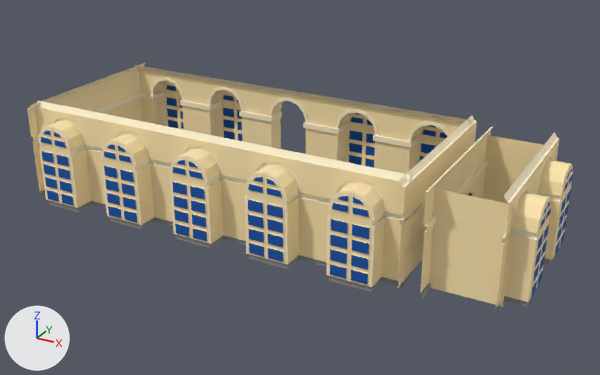
A saved change to the FBX model Assets/3D/Environement/Salle_1_Murs.fbx.
Rendered twice from a camera (50 mm lens) standing at (41.6, -65.1, 35.6) and looking at (5.9, -0.2, 3.1). Lighting does not change. The marker at lower left points along +X, +Y and +Z. Where no turn or scale is listed for an object, it has been applied to the vertices. Vertices at the same position are counted once.

The first picture shows 'SAlle_1_Murs'.
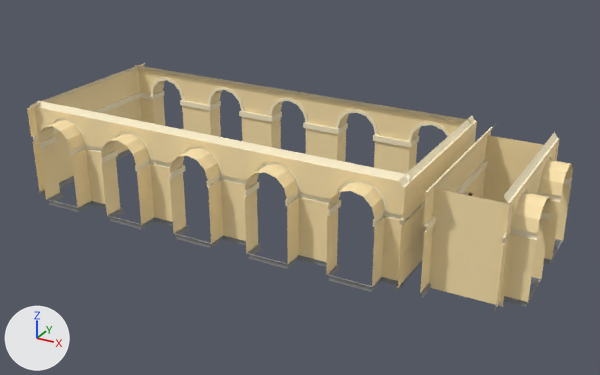
Boxes (x1, y1, x2, y2) around the edits, measured in the pictures (600 x 375 px):
part 1 of me_mesh, deleted
    before: (39, 80, 573, 302)

Diff of the bpy script that builds the scene:
```diff
--- a/Assets/3D/Environement/Salle_1_Murs.fbx.py
+++ b/Assets/3D/Environement/Salle_1_Murs.fbx.py
@@ me_mesh @@
 # used by ob_salle_1_murs; location = (0.0, 0.0, 0.0)
-me_mesh.from_pydata(...)  # 3447 vertices, 2864 faces; spans x -21.1..30.1, y -10.1..10.1, z -0.1..10.0
+me_mesh.from_pydata(...)  # 1946 vertices, 1500 faces; spans x -21.1..30.0, y -10.0..10.0, z -0.1..10.0
+# me_mesh part 1: 11 loose pieces with 1507 vertices, spanning x -18.1..30.1, y -10.1..10.1, z 0.5..8.7, are deleted
 me_mesh.materials.append(mat_diffuse)
```
